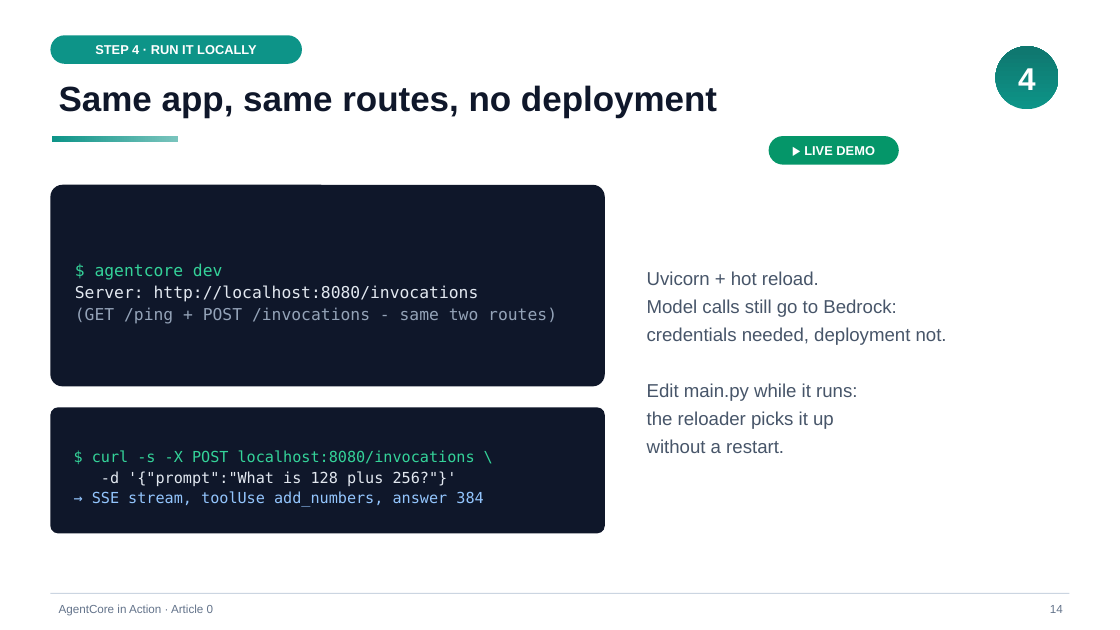
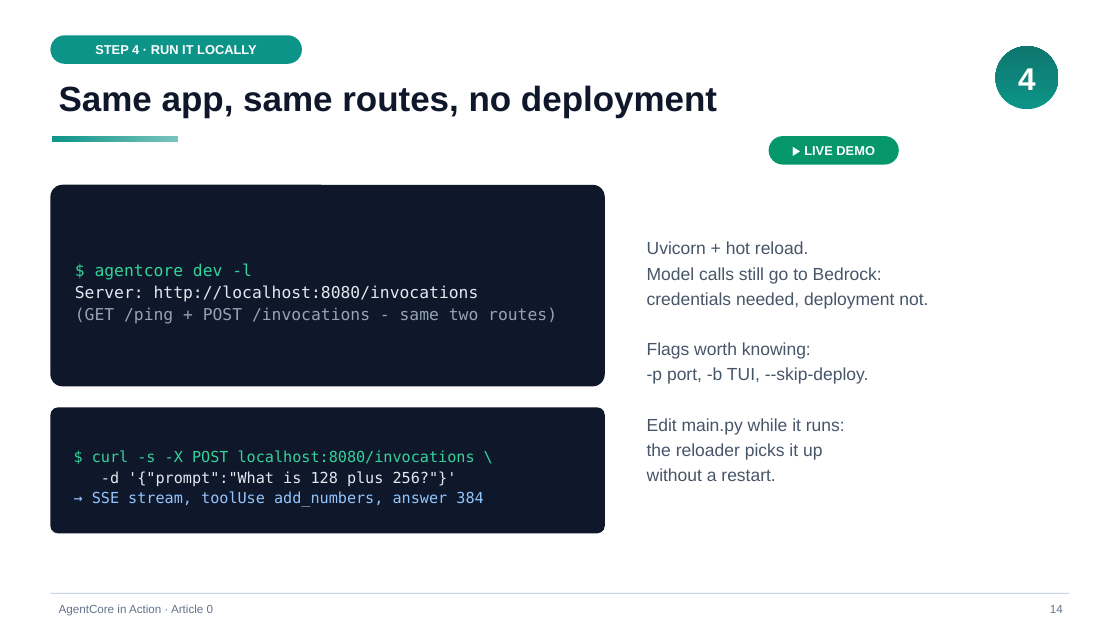
Before and after one commit to pinxiong/bedrock-agentcore-in-action, a slide deck: slide 14 of articles/decks/aws-agentcore-under-the-hood.pptx. Drawn at 1120x630 pixels with LibreOffice and Linux fonts; fonts in the diff are those of the drawing. Boxes give left, top, right and bottom in pixels: in the first picture for what was removed or moved away, otherwise in the second. Text is boxed around its words. In the diff, an @@ line names an element or a change of style, - is before the commit and + after.

Commit message:
a0 rebalance: shift budget from narrative to the thin steps
User asked whether the article is too long; analysis showed ~46% was
reading-only narrative while Step 2 (contract) and Step 4 (local run)
were too thin to follow. Rebalanced:
- narrative (intro, positioning, under-the-hood, failures, takeaways)
  compressed ~20%; setup section tightened
- Step 2 +~130 words: the four must-get-right fields, project vs runtime
  naming, and a real 'agentcore validate' pass (output captured live)
- Step 4 +~90 words: dev -l vs browser UI, what to look for in the SSE
  stream, -p/-b/--skip-deploy flags, hot-reload loop
- deck synced: contract panel shows 'agentcore validate -> Valid',
  local slide shows 'agentcore dev -l' and the flag list
Result: en 2,215 -> 2,144 words (Flesch 65.5, final_check clean);
zh prose ~flat with the same two additions. Further cuts to ~1,950
would require dropping substance (cost paragraph, setup section,
three-layers section) - left for user decision.

```diff
--- a/articles/decks/aws-agentcore-under-the-hood.pptx
+++ b/articles/decks/aws-agentcore-under-the-hood.pptx
@@ text in rounded rectangle at (95,263,252,280): text changed @@
-$ agentcore dev
+$ agentcore dev -l
@@ text at (647,241,928,481): size 16 to 15 pt in "Uvicorn + hot reload.", "Model calls still go to Bedrock:", "credentials needed, deployment not.", "Edit main.py while it runs:" and 2 more places; line spacing 1.25 to 1.2 @@
@@ text at (647,342,869,384): paragraphs added @@
+Flags worth knowing:
+-p port, -b TUI, --skip-deploy.
```
Also in this commit, not shown: 1 other slide changed, 3 other files.
